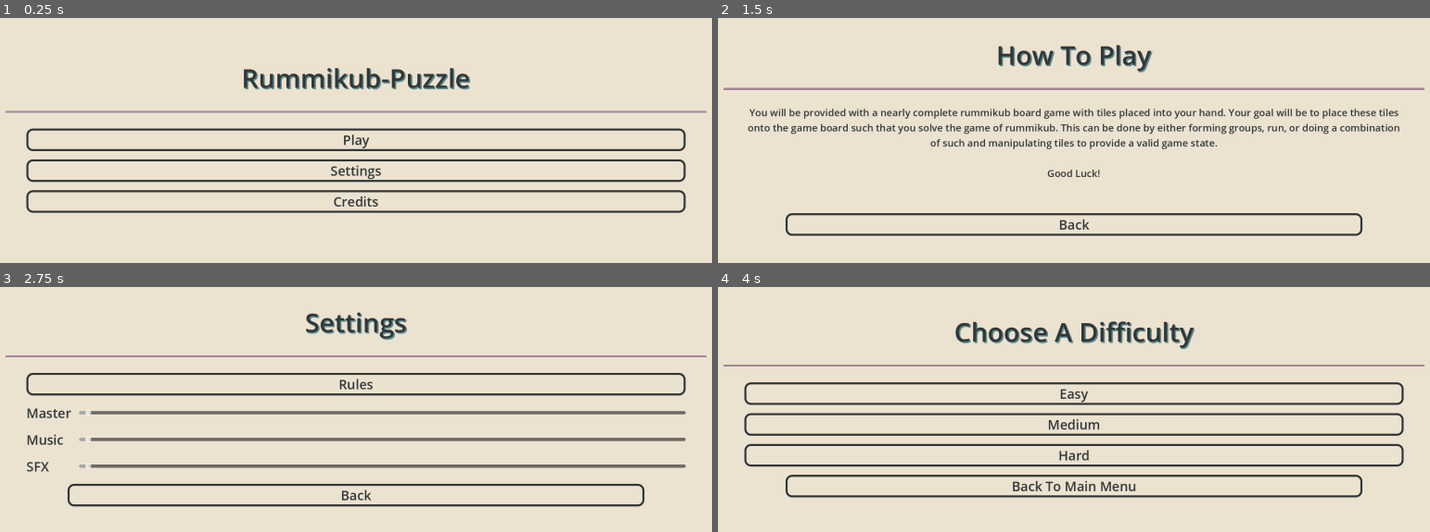
Above: before the commit, frames 1-4 (two rows, left to right).
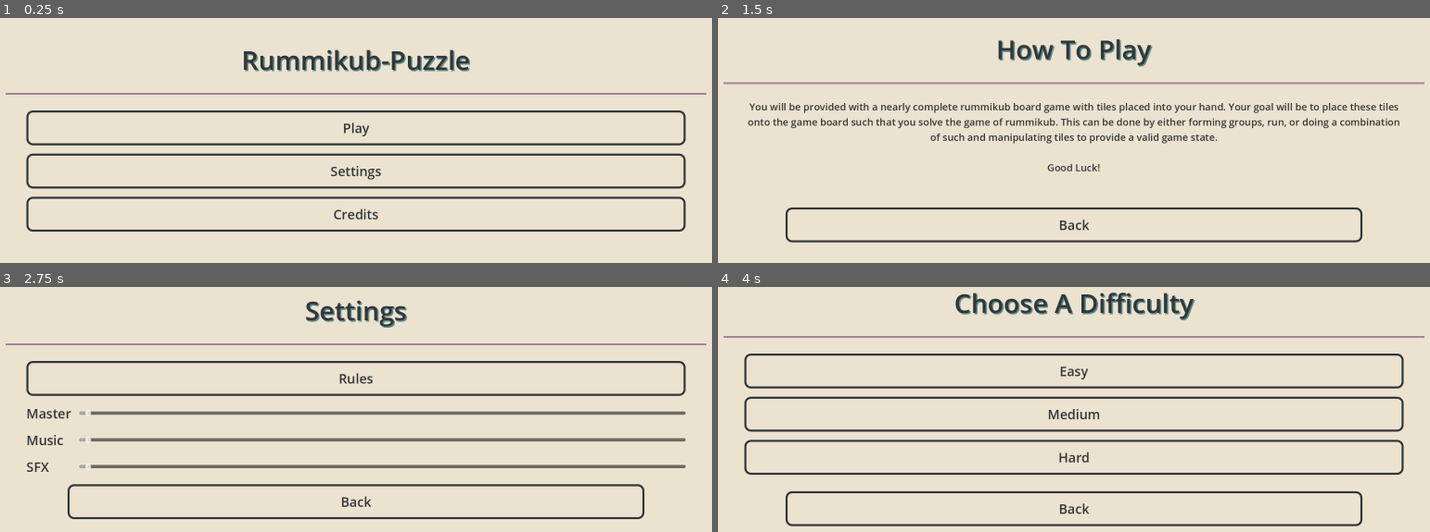
Above: after the commit, the same moments.

Repository: DaltonBaum/RummyCubed
Game: Godot game, scene res://scenes/main_menu.tscn
Two runs of this game, one before a commit and one after it. Both use one fixed random seed, a clock stepped at 60 frames per second and the inputs below.
Inputs:
- Up to frame 1 (0.25 s): no input
- Up to frame 2 (1.5 s): click "Settings" at 0.5 s; click "Rules" at 1.25 s
- Up to frame 3 (2.75 s): click "Back" at 2 s
- Up to frame 4 (4 s): click "Back" at 2.75 s; click "Play" at 3.5 s

The runs differ from the first frame. In frame 1, 16% of the frame differs, in the area x 0-100%, y 12-88%; in frame 2, 14%; in frame 3, 10%; in frame 4, 21%, in the area x 0-100%, y 2-98%.

Commit message:
Updated style of scenes to be easier to use on mobile devices

Diff:
--- a/resources/ui_theme.tres
+++ b/resources/ui_theme.tres
@@ -1,7 +1,11 @@
 [gd_resource type="Theme" load_steps=4 format=3 uid="uid://cqyvw8e6h0gt3"]
 
 [sub_resource type="StyleBoxFlat" id="StyleBoxFlat_adabq"]
-draw_center = false
+content_margin_left = 20.0
+content_margin_top = 20.0
+content_margin_right = 20.0
+content_margin_bottom = 20.0
+bg_color = Color(0.92549, 0.886275, 0.815686, 1)
 border_width_left = 5
 border_width_top = 5
 border_width_right = 5
--- a/scenes/Credits.tscn
+++ b/scenes/Credits.tscn
@@ -17,15 +17,22 @@
 
 [node name="MarginContainer" type="MarginContainer" parent="."]
 layout_mode = 1
-anchors_preset = 15
+anchors_preset = -1
+anchor_top = 0.2
 anchor_right = 1.0
-anchor_bottom = 1.0
+anchor_bottom = 0.8
 grow_horizontal = 2
 grow_vertical = 2
 
 [node name="VBoxContainer" type="VBoxContainer" parent="MarginContainer"]
 layout_mode = 2
 alignment = 1
+
+[node name="HSeparator2" type="HSeparator" parent="MarginContainer/VBoxContainer"]
+layout_mode = 2
+size_flags_vertical = 3
+theme_override_constants/separation = 0
+theme_override_styles/separator = SubResource("StyleBoxEmpty_sp6g8")
 
 [node name="Label" type="Label" parent="MarginContainer/VBoxContainer"]
 layout_mode = 2
@@ -53,12 +60,15 @@
 Hayden Schneider"
 horizontal_alignment = 1
 
-[node name="HSeparator2" type="HSeparator" parent="MarginContainer/VBoxContainer"]
+[node name="HSeparator3" type="HSeparator" parent="MarginContainer/VBoxContainer"]
 layout_mode = 2
-theme_override_styles/separator = SubResource("StyleBoxEmpty_lbmt5")
+size_flags_vertical = 3
+theme_override_constants/separation = 0
+theme_override_styles/separator = SubResource("StyleBoxEmpty_sp6g8")
 
 [node name="MarginContainer" type="MarginContainer" parent="MarginContainer/VBoxContainer"]
 layout_mode = 2
+size_flags_stretch_ratio = 3.0
 theme_override_constants/margin_top = 0
 theme_override_constants/margin_bottom = 0
 
--- a/scenes/difficulty_menu.tscn
+++ b/scenes/difficulty_menu.tscn
@@ -1,7 +1,9 @@
-[gd_scene load_steps=3 format=3 uid="uid://dp75j301cfcrd"]
+[gd_scene load_steps=4 format=3 uid="uid://dp75j301cfcrd"]
 
 [ext_resource type="Theme" uid="uid://cqyvw8e6h0gt3" path="res://resources/ui_theme.tres" id="1_vp7qb"]
 [ext_resource type="Script" path="res://scenes/difficulty_menu.gd" id="2_6wn2m"]
+
+[sub_resource type="StyleBoxEmpty" id="StyleBoxEmpty_f0fph"]
 
 [node name="DifficultyMenu" type="ColorRect"]
 anchors_preset = 15
@@ -15,9 +17,10 @@
 
 [node name="MarginContainer" type="MarginContainer" parent="."]
 layout_mode = 1
-anchors_preset = 15
+anchors_preset = -1
+anchor_top = 0.2
 anchor_right = 1.0
-anchor_bottom = 1.0
+anchor_bottom = 0.8
 grow_horizontal = 2
 grow_vertical = 2
 
@@ -36,18 +39,28 @@
 
 [node name="EasyButton" type="Button" parent="MarginContainer/VBoxContainer"]
 layout_mode = 2
+size_flags_vertical = 3
 text = "Easy"
 clip_text = true
 
 [node name="MediumButton" type="Button" parent="MarginContainer/VBoxContainer"]
 layout_mode = 2
+size_flags_vertical = 3
 text = "Medium"
 clip_text = true
 
 [node name="HardButton" type="Button" parent="MarginContainer/VBoxContainer"]
 layout_mode = 2
+size_flags_vertical = 3
 text = "Hard"
 clip_text = true
+
+[node name="HSeparator2" type="HSeparator" parent="MarginContainer/VBoxContainer"]
+layout_mode = 2
+size_flags_vertical = 3
+size_flags_stretch_ratio = 0.5
+theme_override_constants/separation = 0
+theme_override_styles/separator = SubResource("StyleBoxEmpty_f0fph")
 
 [node name="MarginContainer" type="MarginContainer" parent="MarginContainer/VBoxContainer"]
 layout_mode = 2
@@ -57,7 +70,7 @@
 [node name="ExitButton" type="Button" parent="MarginContainer/VBoxContainer/MarginContainer"]
 layout_mode = 2
 size_flags_vertical = 3
-text = "Back To Main Menu"
+text = "Back"
 clip_text = true
 
 [connection signal="pressed" from="MarginContainer/VBoxContainer/MarginContainer/ExitButton" to="." method="_on_exit_button_pressed"]
--- a/scenes/game_board/game.tscn
+++ b/scenes/game_board/game.tscn
@@ -1,8 +1,9 @@
-[gd_scene load_steps=4 format=3 uid="uid://deju5e7gik6gr"]
+[gd_scene load_steps=5 format=3 uid="uid://deju5e7gik6gr"]
 
 [ext_resource type="Script" path="res://scenes/game_board/game.gd" id="1_41cbx"]
 [ext_resource type="PackedScene" uid="uid://dxu64ad742ahl" path="res://scenes/game_board/board.tscn" id="1_sxlji"]
 [ext_resource type="Script" path="res://scenes/game_board/game_camera.gd" id="3_k80ka"]
+[ext_resource type="Theme" uid="uid://cqyvw8e6h0gt3" path="res://resources/ui_theme.tres" id="4_bewl7"]
 
 [node name="Game" type="Node2D"]
 script = ExtResource("1_41cbx")
@@ -20,20 +21,32 @@
 
 [node name="UI" type="CanvasLayer" parent="."]
 
-[node name="HBoxContainer" type="HBoxContainer" parent="UI"]
-anchors_preset = 10
+[node name="Control" type="Control" parent="UI"]
+layout_mode = 3
+anchors_preset = 15
 anchor_right = 1.0
-offset_bottom = 23.0
+anchor_bottom = 1.0
 grow_horizontal = 2
+grow_vertical = 2
+theme = ExtResource("4_bewl7")
 
-[node name="Label" type="Label" parent="UI/HBoxContainer"]
-layout_mode = 2
-text = "TIMER OR SOMETHING"
+[node name="Stopwatch" type="Button" parent="UI/Control"]
+layout_mode = 1
+anchors_preset = -1
+anchor_right = 0.3
+anchor_bottom = 0.05
+offset_left = 20.0
+offset_top = 20.0
+button_mask = 0
+text = "00:00:00"
 
-[node name="HSeparator" type="HSeparator" parent="UI/HBoxContainer"]
-layout_mode = 2
-size_flags_horizontal = 3
-
-[node name="Label2" type="Label" parent="UI/HBoxContainer"]
-layout_mode = 2
-text = "PAUSE OR SOMETHING"
+[node name="Pause" type="Button" parent="UI/Control"]
+layout_mode = 1
+anchors_preset = -1
+anchor_left = 0.7
+anchor_right = 1.0
+anchor_bottom = 0.05
+offset_top = 20.0
+offset_right = -20.0
+grow_horizontal = 0
+text = "Pause"
--- a/scenes/how_to_play.tscn
+++ b/scenes/how_to_play.tscn
@@ -17,9 +17,10 @@
 
 [node name="MarginContainer" type="MarginContainer" parent="."]
 layout_mode = 1
-anchors_preset = 15
+anchors_preset = -1
+anchor_top = 0.2
 anchor_right = 1.0
-anchor_bottom = 1.0
+anchor_bottom = 0.8
 grow_horizontal = 2
 grow_vertical = 2
 
@@ -37,6 +38,7 @@
 
 [node name="Label2" type="Label" parent="MarginContainer/VBoxContainer"]
 layout_mode = 2
+size_flags_vertical = 3
 theme_override_colors/font_shadow_color = Color(0, 0, 0, 0)
 theme_override_font_sizes/font_size = 24
 text = "You will be provided with a nearly complete rummikub board game with tiles placed into your hand. Your goal wil …(220 unchanged characters)…
--- a/scenes/main_menu.tscn
+++ b/scenes/main_menu.tscn
@@ -15,9 +15,10 @@
 
 [node name="MarginContainer" type="MarginContainer" parent="."]
 layout_mode = 1
-anchors_preset = 15
+anchors_preset = -1
+anchor_top = 0.2
 anchor_right = 1.0
-anchor_bottom = 1.0
+anchor_bottom = 0.8
 grow_horizontal = 2
 grow_vertical = 2
 
@@ -35,14 +36,20 @@
 
 [node name="PlayButton" type="Button" parent="MarginContainer/VBoxContainer"]
 layout_mode = 2
+size_flags_vertical = 3
+size_flags_stretch_ratio = 3.0
 text = "Play"
 
 [node name="SettingsButton" type="Button" parent="MarginContainer/VBoxContainer"]
 layout_mode = 2
+size_flags_vertical = 3
+size_flags_stretch_ratio = 3.0
 text = "Settings"
 
 [node name="CreditsButton" type="Button" parent="MarginContainer/VBoxContainer"]
 layout_mode = 2
+size_flags_vertical = 3
+size_flags_stretch_ratio = 3.0
 text = "Credits"
 
 [connection signal="pressed" from="MarginContainer/VBoxContainer/PlayButton" to="." method="_on_play_button_pressed"]
--- a/scenes/master_slide.tscn
+++ /dev/null
@@ -1,18 +0,0 @@
-[gd_scene format=3 uid="uid://dsf3ouvd1h46"]
-
-[node name="MasterSlide" type="HSlider"]
-offset_left = 304.0
-offset_top = 159.0
-offset_right = 704.0
-offset_bottom = 309.0
-
-[node name="Master-Label" type="Label" parent="."]
-modulate = Color(0, 0, 0, 1)
-layout_mode = 0
-offset_left = 176.0
-offset_top = 125.0
-offset_right = 222.0
-offset_bottom = 148.0
-text = "Master
-"
-horizontal_alignment = 1
--- a/scenes/music_slide.tscn
+++ /dev/null
@@ -1,18 +0,0 @@
-[gd_scene format=3 uid="uid://cnn2jdt1gnavg"]
-
-[node name="MusicSlide" type="HSlider"]
-offset_left = 304.0
-offset_top = 282.0
-offset_right = 704.0
-offset_bottom = 432.0
-
-[node name="Music-Label" type="Label" parent="."]
-modulate = Color(0, 0, 0, 1)
-layout_mode = 0
-offset_left = 176.0
-offset_top = 125.0
-offset_right = 222.0
-offset_bottom = 148.0
-text = "Music
-"
-horizontal_alignment = 1
--- a/scenes/pause_menu.tscn
+++ b/scenes/pause_menu.tscn
@@ -1,7 +1,9 @@
-[gd_scene load_steps=3 format=3 uid="uid://dsa8jptemtn63"]
+[gd_scene load_steps=4 format=3 uid="uid://dsa8jptemtn63"]
 
 [ext_resource type="Theme" uid="uid://cqyvw8e6h0gt3" path="res://resources/ui_theme.tres" id="1_rgyda"]
 [ext_resource type="Script" path="res://scenes/pause_menu.gd" id="2_qq1io"]
+
+[sub_resource type="StyleBoxEmpty" id="StyleBoxEmpty_r7bud"]
 
 [node name="PauseMenu" type="ColorRect"]
 anchors_preset = 15
@@ -15,9 +17,10 @@
 
 [node name="MarginContainer" type="MarginContainer" parent="."]
 layout_mode = 1
-anchors_preset = 15
+anchors_preset = -1
+anchor_top = 0.2
 anchor_right = 1.0
-anchor_bottom = 1.0
+anchor_bottom = 0.8
 grow_horizontal = 2
 grow_vertical = 2
 
@@ -36,18 +39,28 @@
 
 [node name="ResumeButton" type="Button" parent="MarginContainer/VBoxContainer"]
 layout_mode = 2
+size_flags_vertical = 3
 text = "Resume"
 clip_text = true
 
 [node name="SettingsButton" type="Button" parent="MarginContainer/VBoxContainer"]
 layout_mode = 2
+size_flags_vertical = 3
 text = "Settings"
 clip_text = true
 
 [node name="RestartButton" type="Button" parent="MarginContainer/VBoxContainer"]
 layout_mode = 2
+size_flags_vertical = 3
 text = "Restart"
 clip_text = true
+
+[node name="HSeparator2" type="HSeparator" parent="MarginContainer/VBoxContainer"]
+layout_mode = 2
+size_flags_vertical = 3
+size_flags_stretch_ratio = 0.5
+theme_override_constants/separation = 0
+theme_override_styles/separator = SubResource("StyleBoxEmpty_r7bud")
 
 [node name="MarginContainer" type="MarginContainer" parent="MarginContainer/VBoxContainer"]
 layout_mode = 2
@@ -57,7 +70,7 @@
 [node name="ExitButton" type="Button" parent="MarginContainer/VBoxContainer/MarginContainer"]
 layout_mode = 2
 size_flags_vertical = 3
-text = "Exit"
+text = "Exit to Main Menu"
 clip_text = true
 
 [connection signal="pressed" from="MarginContainer/VBoxContainer/SettingsButton" to="." method="_on_settings_button_pressed"]
--- a/scenes/settings.tscn
+++ b/scenes/settings.tscn
@@ -24,9 +24,10 @@
 "
 
 [node name="Settings" type="ColorRect"]
-anchors_preset = 15
+anchors_preset = -1
+anchor_top = 0.2
 anchor_right = 1.0
-anchor_bottom = 1.0
+anchor_bottom = 0.8
 grow_horizontal = 2
 grow_vertical = 2
 theme = ExtResource("1_u4vti")
@@ -55,10 +56,13 @@
 
 [node name="RulesButton" type="Button" parent="MarginContainer/VBoxContainer"]
 layout_mode = 2
+size_flags_vertical = 3
 text = "Rules"
 
 [node name="GridContainer" type="GridContainer" parent="MarginContainer/VBoxContainer"]
 layout_mode = 2
+size_flags_vertical = 3
+size_flags_stretch_ratio = 3.0
 columns = 2
 
 [node name="Master-Label" type="Label" parent="MarginContainer/VBoxContainer/GridContainer"]
--- a/scenes/sfx_slide.tscn
+++ /dev/null
@@ -1,18 +0,0 @@
-[gd_scene format=3 uid="uid://b1nbmvutxsl24"]
-
-[node name="SFXSlide" type="HSlider"]
-offset_left = 304.0
-offset_top = 379.0
-offset_right = 704.0
-offset_bottom = 529.0
-
-[node name="SFX-Label" type="Label" parent="."]
-modulate = Color(0, 0, 0, 1)
-layout_mode = 0
-offset_left = 176.0
-offset_top = 124.0
-offset_right = 222.0
-offset_bottom = 147.0
-text = "SFX
-"
-horizontal_alignment = 1
--- a/scenes/victory_screen.tscn
+++ b/scenes/victory_screen.tscn
@@ -17,9 +17,10 @@
 
 [node name="MarginContainer" type="MarginContainer" parent="."]
 layout_mode = 1
-anchors_preset = 15
+anchors_preset = -1
+anchor_top = 0.2
 anchor_right = 1.0
-anchor_bottom = 1.0
+anchor_bottom = 0.8
 grow_horizontal = 2
 grow_vertical = 2
 
@@ -43,10 +44,13 @@
 
 [node name="HSeparator" type="HSeparator" parent="MarginContainer/VBoxContainer"]
 layout_mode = 2
+size_flags_vertical = 3
+size_flags_stretch_ratio = 3.0
 theme_override_styles/separator = SubResource("StyleBoxEmpty_oeysk")
 
 [node name="HBoxContainer" type="HBoxContainer" parent="MarginContainer/VBoxContainer"]
 layout_mode = 2
+size_flags_vertical = 3
 
 [node name="PlayAgain" type="Button" parent="MarginContainer/VBoxContainer/HBoxContainer"]
 layout_mode = 2
Not shown: 1 places in scenes/Credits.tscn that only renumber resources
